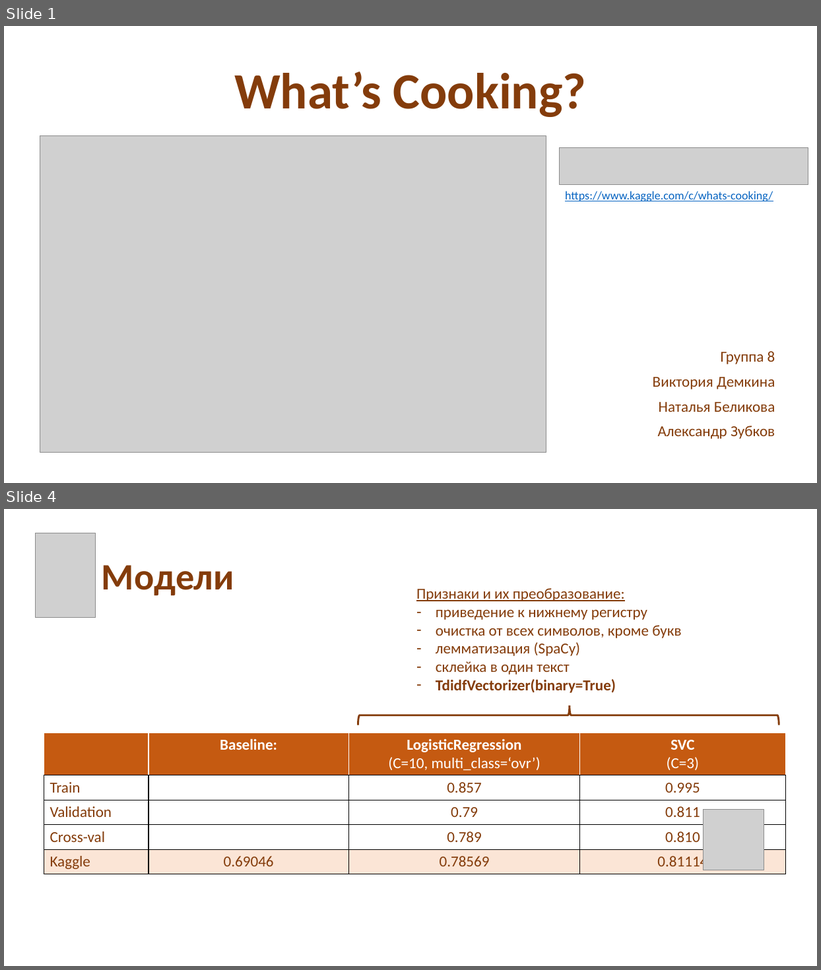
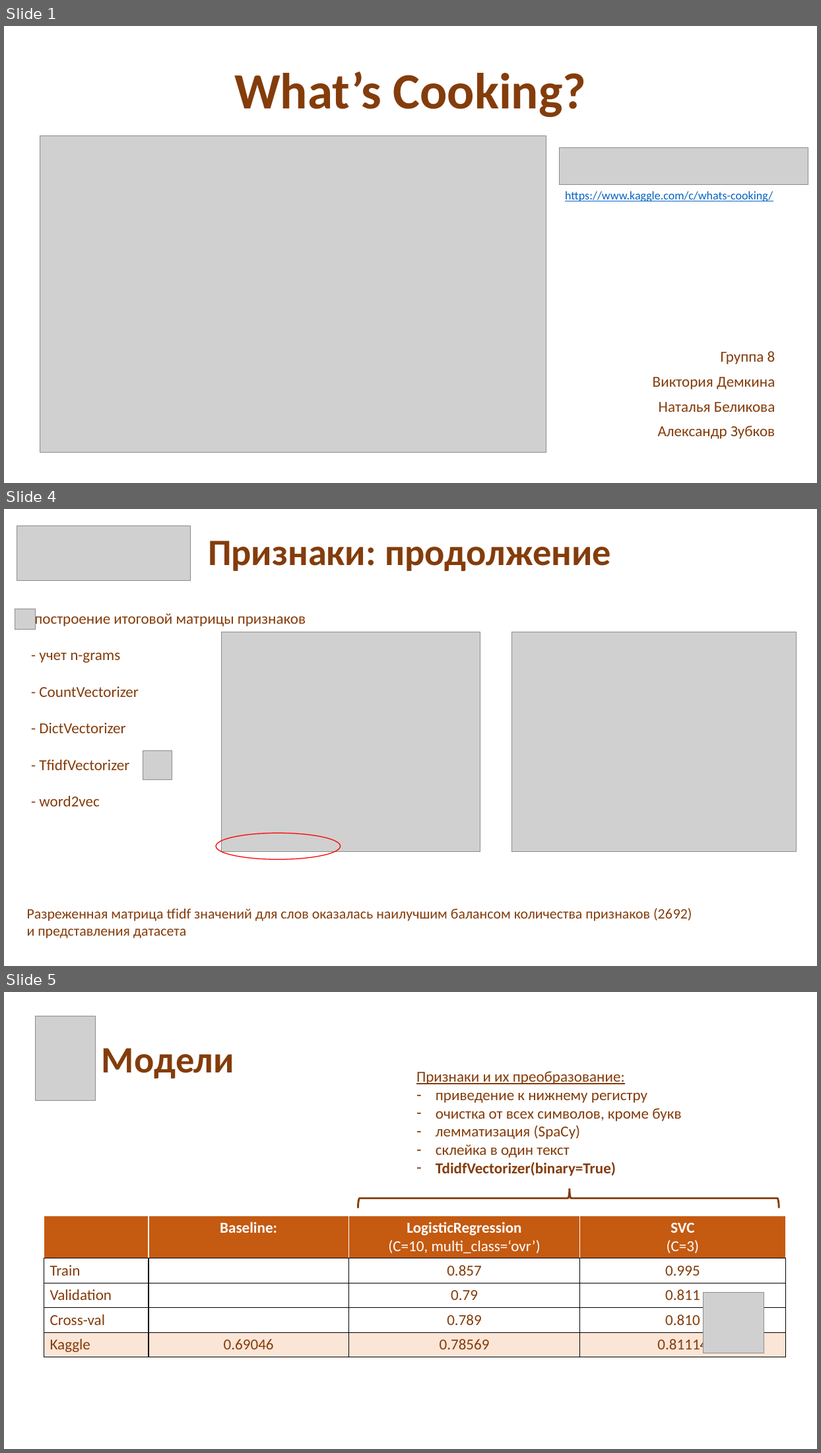
Before and after one commit to Verschworer/HSE_ML_final, a slide deck: whatscooking.pptx. Shown one above the other, each under a label of ours: slides 1 and 4 before the commit, slides 1, 4 and 5 after it; the slides between them are not shown. The pictures are 821x970 and 821x1453 pixels, drawn with LibreOffice and Linux fonts; fonts in the diff are those of the drawing; grey boxes stand for pictures. Boxes give left, top, right and bottom in pixels: in the first picture for what was removed or moved away, otherwise in the second. Text is boxed around its words. In the diff, an @@ line names an element or a change of style, - is before the commit and + after.

Commit message:
changes to slides 2, 4, 6

```diff
--- a/whatscooking.pptx
+++ b/whatscooking.pptx
@@ slide 4 added at box(4, 509, 817, 966), background #FFFFFF @@
@@ picture added at box(17, 525, 191, 580) @@
@@ text added at box(208, 541, 611, 571), 44 pt, text #843C0B, bold @@
+Признаки: продолжение
@@ picture added at box(15, 609, 35, 629) @@
@@ title added at box(34, 611, 306, 807), 18 pt, text #843C0B @@
+построение итоговой матрицы признаков
+- учет n-grams
+- CountVectorizer
+- DictVectorizer
+- TfidfVectorizer
+- word2vec
@@ picture added at box(222, 632, 481, 852) @@
@@ picture added at box(512, 632, 797, 852) @@
@@ picture added at box(143, 751, 172, 780) @@
@@ ellipse added at box(216, 834, 340, 859), outline #FF0000 1 pt @@
@@ text added at box(27, 908, 692, 939), 17 pt, text #843C0B @@
+Разреженная матрица tfidf значений для слов оказалась наилучшим балансом количества признаков (2692)
+и представления датасета
@@ what was slide 4 is now slide 5 @@
```
Also in this commit, not shown: 2 slides changed, 1 other slide added, 1 slide removed.
